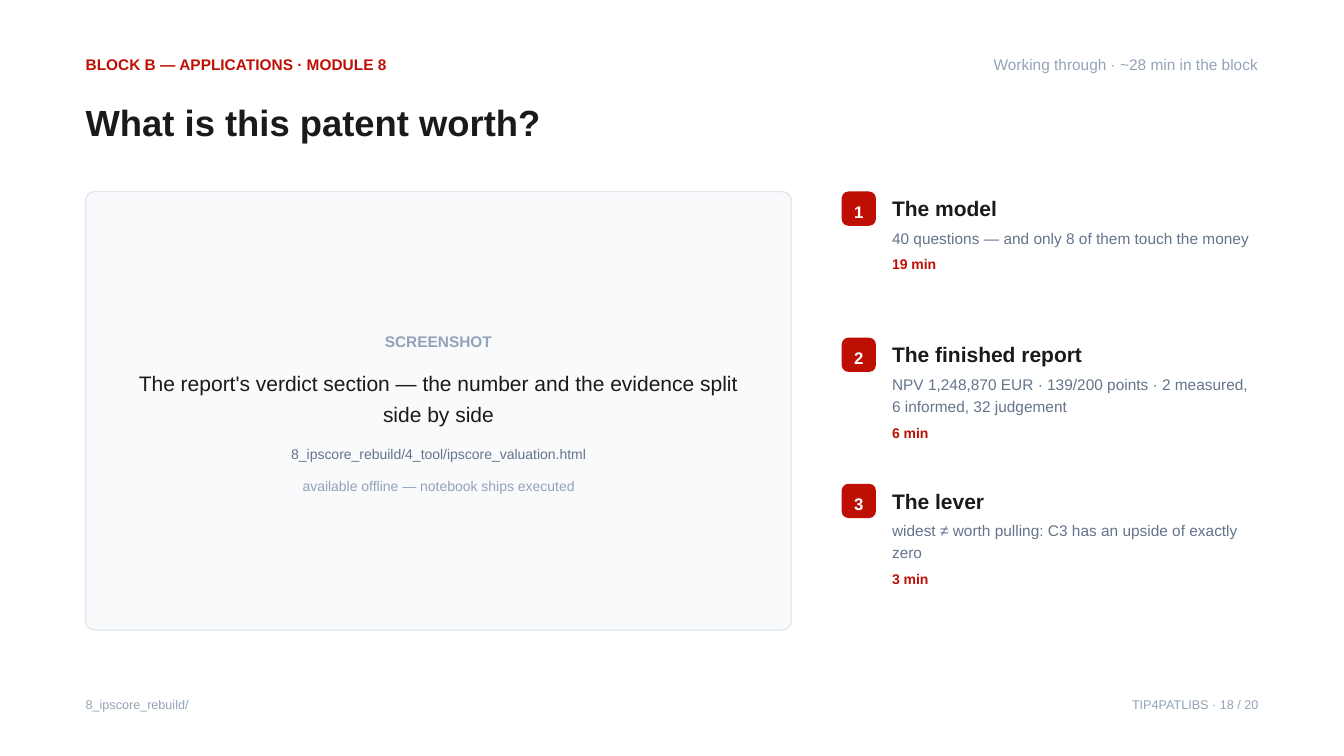
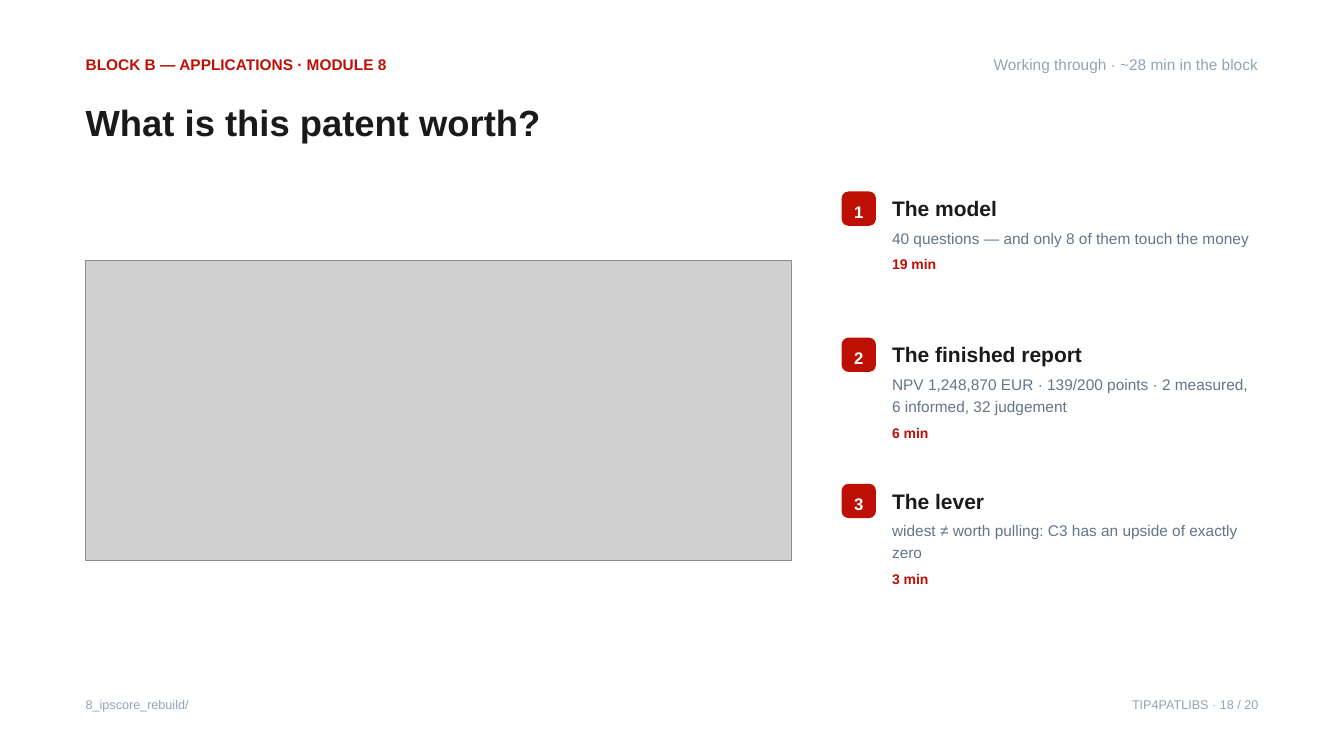
Before and after one commit to mtcberlin/epo-tip4patlibs, a slide deck: slide 18 of 9_documentation/course/TIP4PATLIBS_workshop.pptx. Drawn at 1344x756 pixels with LibreOffice and Linux fonts; fonts in the diff are those of the drawing; grey boxes stand for pictures. Boxes give left, top, right and bottom in pixels: in the first picture for what was removed or moved away, otherwise in the second. Text is boxed around its words. In the diff, an @@ line names an element or a change of style, - is before the commit and + after.

```diff
--- a/9_documentation/course/TIP4PATLIBS_workshop.pptx
+++ b/9_documentation/course/TIP4PATLIBS_workshop.pptx
@@ rounded rectangle removed at [86,192,791,630] @@
-SCREENSHOT
-The report's verdict section — the number and the evidence split side by side
-8_ipscore_rebuild/4_tool/ipscore_valuation.html
-available offline — notebook ships executed
@@ picture added at [86,261,791,561] @@
```
Also in this commit, not shown: 2 other slides changed, 6 other files.
